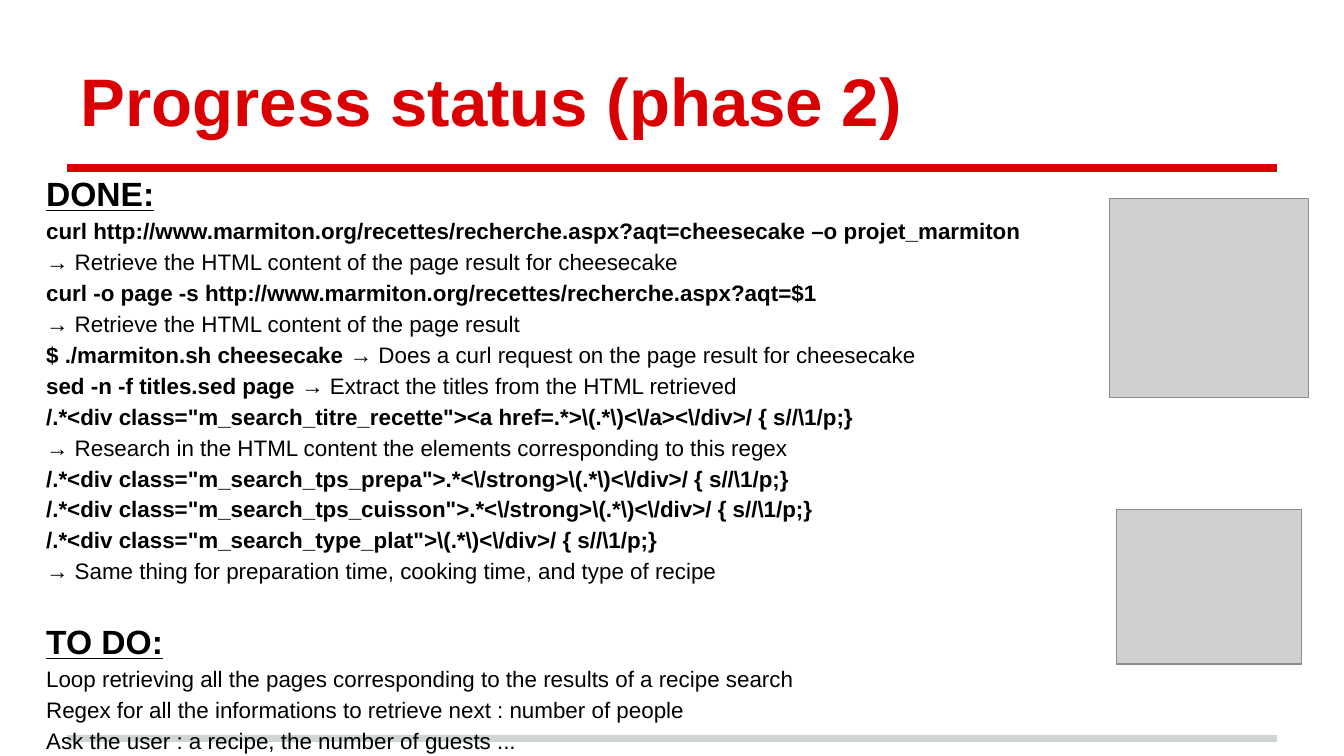
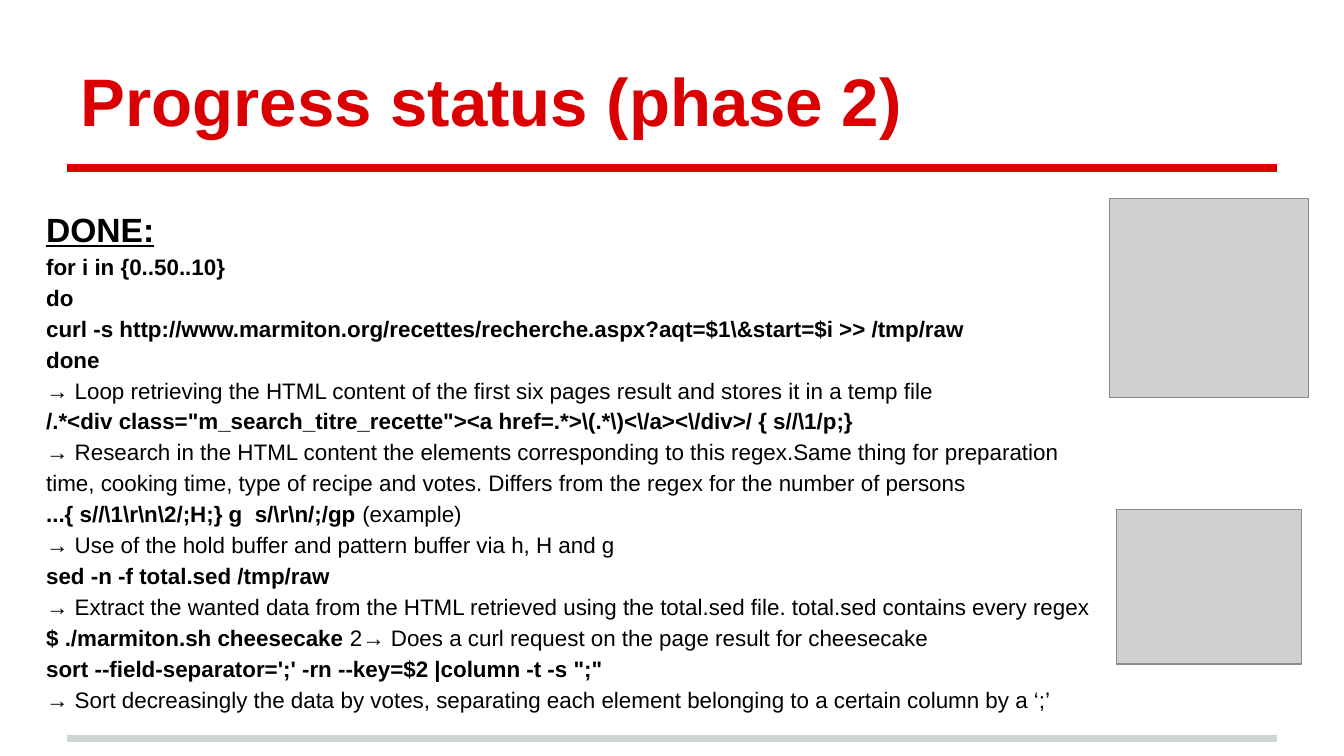
Before and after one commit to kiago/isepse2014, a slide deck: slide 4 of projects/marmiton/Marmiton_project.pptx. Drawn at 1344x756 pixels with LibreOffice and Linux fonts; fonts in the diff are those of the drawing; grey boxes stand for pictures. Boxes give left, top, right and bottom in pixels: in the first picture for what was removed or moved away, otherwise in the second. Text is boxed around its words. In the diff, an @@ line names an element or a change of style, - is before the commit and + after.

```diff
--- a/projects/marmiton/Marmiton_project.pptx
+++ b/projects/marmiton/Marmiton_project.pptx
@@ text "DONE:": place and size @@
-text "DONE:" at <box>46,182,1020,754</box>
+text "DONE:" at <box>46,218,1089,713</box>
@@ text at <box>46,258,964,404</box>: text changed @@
-curl http://www.marmiton.org/recettes/recherche.aspx?aqt=cheesecake –o projet_marmiton
-→ Retrieve the HTML content of the page result for cheesecake
-curl -o page -s http://www.marmiton.org/recettes/recherche.aspx?aqt=$1
-→ Retrieve the HTML content of the page result
-$ ./marmiton.sh cheesecake → Does a curl request on the page result for cheesecake
-sed -n -f titles.sed page → Extract the titles from the HTML retrieved
+for i in {0..50..10}
+do
+curl -s http://www.marmiton.org/recettes/recherche.aspx?aqt=$1\&start=$i >> /tmp/raw
+done
+→ Loop retrieving the HTML content of the first six pages result and stores it in a temp file
@@ text at <box>46,443,1089,713</box>: text changed @@
-→ Research in the HTML content the elements corresponding to this regex
-/.*<div class="m_search_tps_prepa">.*<\/strong>\(.*\)<\/div>/ { s//\1/p;}
-/.*<div class="m_search_tps_cuisson">.*<\/strong>\(.*\)<\/div>/ { s//\1/p;}
-/.*<div class="m_search_type_plat">\(.*\)<\/div>/ { s//\1/p;}
-→ Same thing for preparation time, cooking time, and type of recipe
-TO DO:
-Loop retrieving all the pages corresponding to the results of a recipe search
-Regex for all the informations to retrieve next : number of people
-Ask the user : a recipe, the number of guests ...
+→ Research in the HTML content the elements corresponding to this regex.Same thing for preparation time, cooking time, type of recipe and votes. Differs from the regex for the number of persons
+...{ s//\1\r\n\2/;H;} g s/\r\n/;/gp (example)
+→ Use of the hold buffer and pattern buffer via h, H and g
+sed -n -f total.sed /tmp/raw
+→ Extract the wanted data from the HTML retrieved using the total.sed file. total.sed contains every regex
+$ ./marmiton.sh cheesecake 2→ Does a curl request on the page result for cheesecake
+sort --field-separator=';' -rn --key=$2 |column -t -s ";"
+→ Sort decreasingly the data by votes, separating each element belonging to a certain column by a ‘;’
```
Also in this commit, not shown: 1 other slide changed, 3 slides added, 2 other files.
